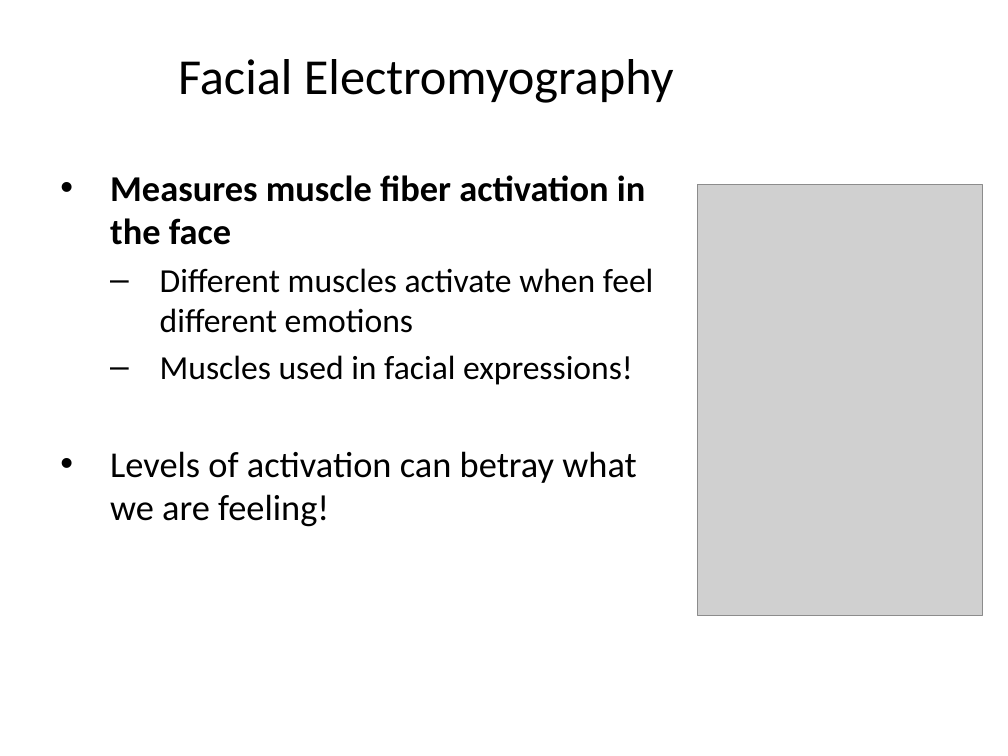
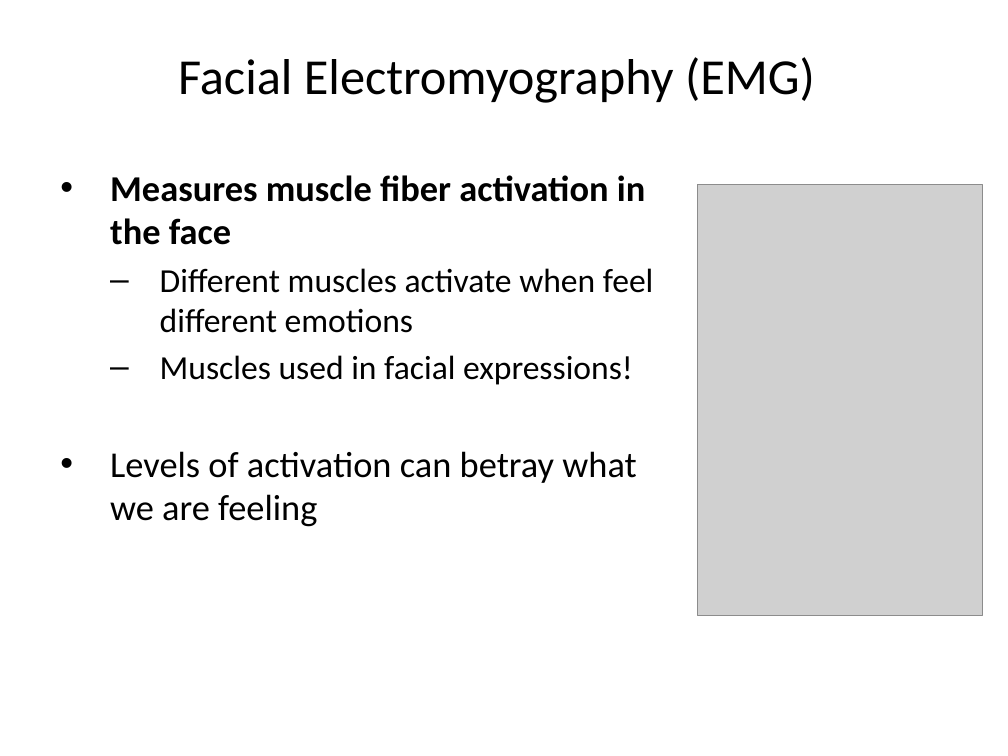
Before and after one commit to npm27/Teaching-Materials, a slide deck: slide 5 of Social Psych/Slides/7 Attitudes.pptx. Drawn at 1008x756 pixels with LibreOffice and Linux fonts; fonts in the diff are those of the drawing; grey boxes stand for pictures. Boxes give left, top, right and bottom in pixels: in the first picture for what was removed or moved away, otherwise in the second. Text is boxed around its words. In the diff, an @@ line names an element or a change of style, - is before the commit and + after.

```diff
--- a/Social Psych/Slides/7 Attitudes.pptx
+++ b/Social Psych/Slides/7 Attitudes.pptx
@@ title at bbox=[178, 57, 815, 103]: text changed @@
-Facial Electromyography
+Facial Electromyography (EMG)
@@ text at bbox=[110, 451, 636, 527]: text changed @@
-• Levels of activation can betray what we are feeling!
+• Levels of activation can betray what we are feeling
```
Also in this commit, not shown: 7 other slides changed, 1 other file.
